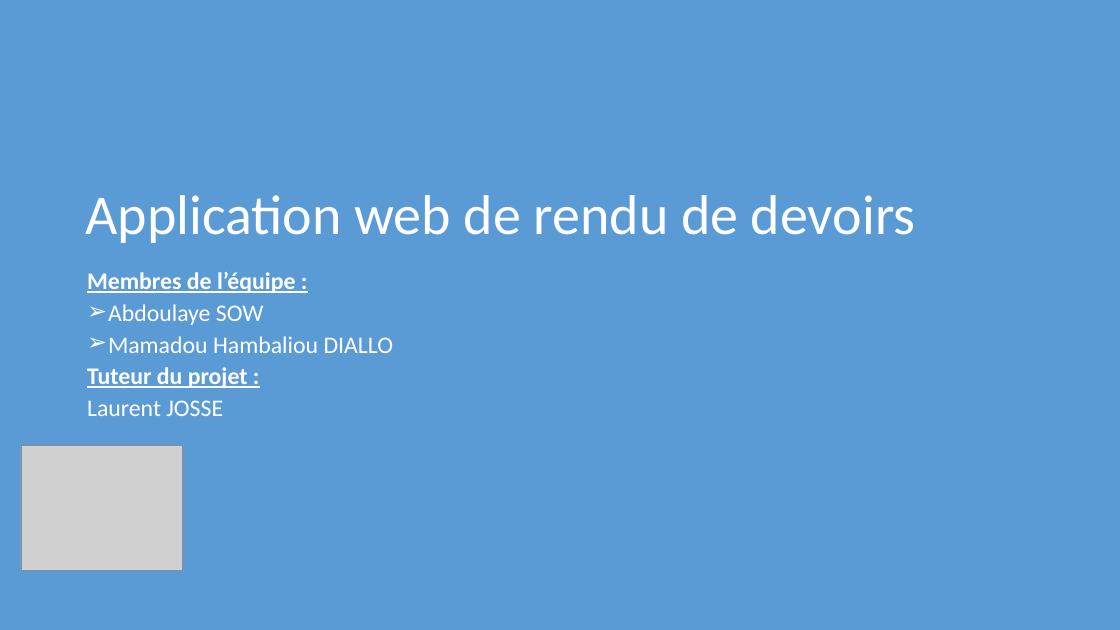
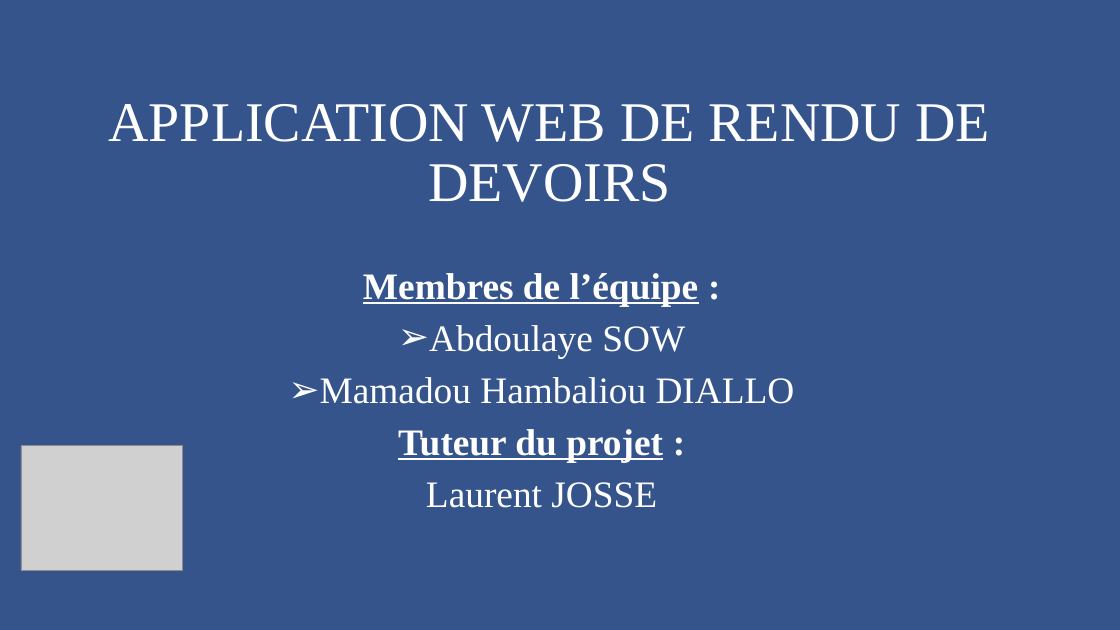
Before and after one commit to sowmangas/rendu-devoir, a slide deck: slide 1 of Documents/Presentation Application web de rendu de devoirs.pptx. Drawn at 1120x630 pixels with LibreOffice and Linux fonts; fonts in the diff are those of the drawing; grey boxes stand for pictures. Boxes give left, top, right and bottom in pixels: in the first picture for what was removed or moved away, otherwise in the second. Text is boxed around its words. In the diff, an @@ line names an element or a change of style, - is before the commit and + after.

```diff
--- a/Documents/Presentation Application web de rendu de devoirs.pptx
+++ b/Documents/Presentation Application web de rendu de devoirs.pptx
@@ background #5B9BD5 to #36548C @@
@@ title at [108, 104, 990, 202]: text changed; font Calibri to Times New Roman @@
-Application web de rendu de devoirs
+APPLICATION WEB DE RENDU DE DEVOIRS
@@ subtitle "Membres de l’équipe :": place and size @@
-subtitle "Membres de l’équipe :" at [87, 272, 394, 416]
+subtitle "Membres de l’équipe :" at [320, 273, 795, 508]
@@ subtitle "Membres de l’équipe :" at [320, 273, 795, 508]: size 20.4 to 32 pt, font Calibri to Times New Roman; underline off in ":", ":"; alignment left to centre; line spacing 0.7 to 0.9 @@
```
Also in this commit, not shown: 13 other slides changed, 3 other files.
